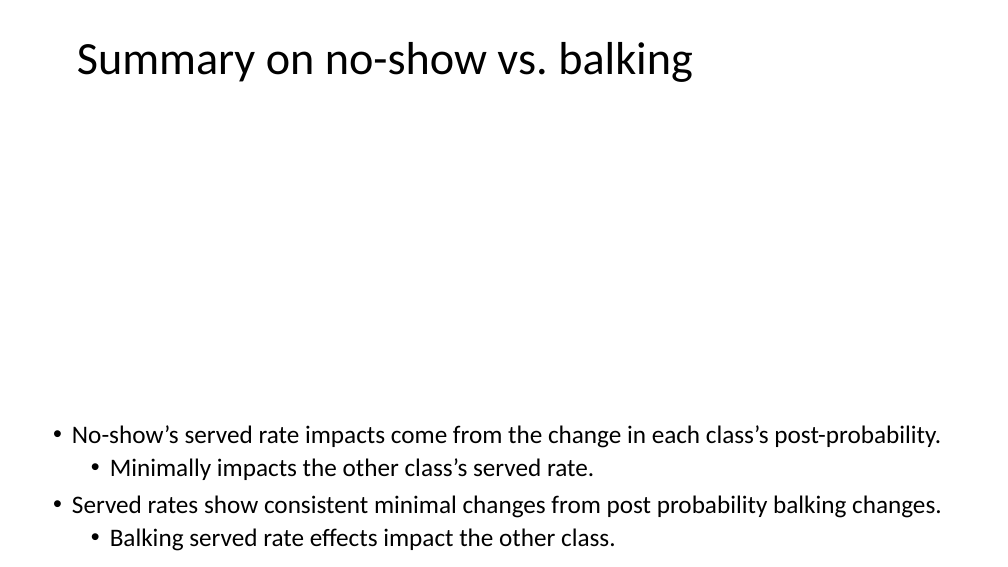
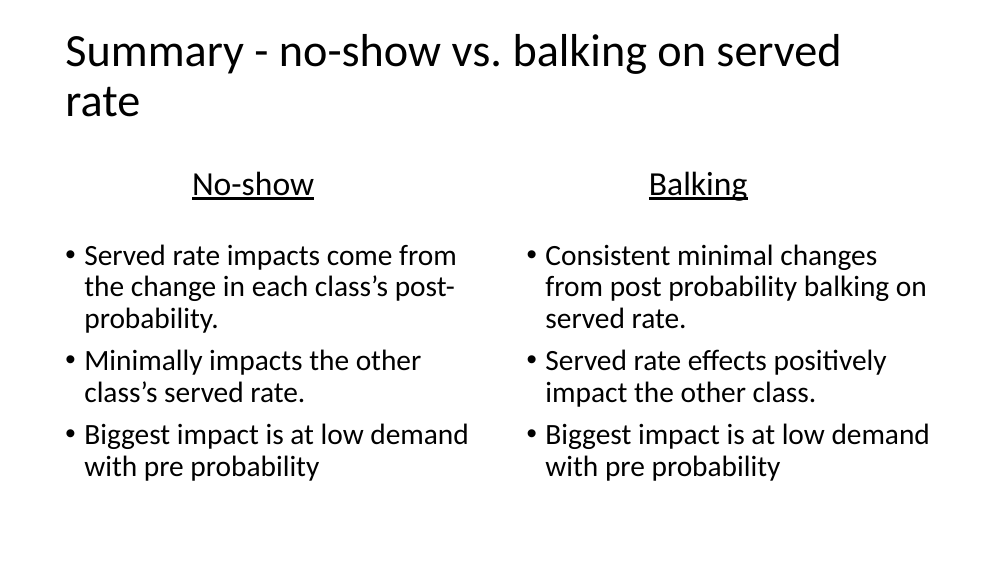
Before and after one commit to YcartXin/CUIMC-Appointment-Simulation, a slide deck: slide 12 of presentation/FCFS Presentation.pptx. Drawn at 1008x567 pixels with LibreOffice and Linux fonts; fonts in the diff are those of the drawing. Boxes give left, top, right and bottom in pixels: in the first picture for what was removed or moved away, otherwise in the second. Text is boxed around its words. In the diff, an @@ line names an element or a change of style, - is before the commit and + after.

Commit message:
presentation edits

```diff
--- a/presentation/FCFS Presentation.pptx
+++ b/presentation/FCFS Presentation.pptx
@@ title at <box>65,34,841,117</box>: text changed @@
-Summary on no-show vs. balking
+Summary - no-show vs. balking on served rate
@@ text added at <box>192,171,314,200</box>, 32 pt, text #000000, underline @@
+No-show
@@ text added at <box>649,171,747,201</box>, 32 pt, text #000000, underline @@
+Balking
@@ text "Served rate impacts come from ...": place and size @@
-text "Served rate impacts come from ..." at <box>72,425,942,551</box>
+text "Served rate impacts come from ..." at <box>84,244,468,481</box>
@@ text at <box>84,244,457,333</box>: text changed; size 24 to 28 pt @@
-• No-show’s served rate impacts come from the change in each class’s post-probability.
+• Served rate impacts come from the change in each class’s post-probability.
@@ text added at <box>545,244,930,481</box>, 28 pt, text #000000 @@
+• Consistent minimal changes from post probability balking on served rate.
+• Served rate effects positively impact the other class.
+• Biggest impact is at low demand with pre probability
@@ text at <box>84,349,422,403</box>: size 24 to 28 pt in "Minimally impacts the other class’s served rate."; list level 2 to 1 in "Minimally impacts the other class’s ..." @@
@@ text at <box>84,423,468,481</box>: text changed; size 24 to 28 pt @@
-• Served rates show consistent minimal changes from post probability balking changes.
-  • Balking served rate effects impact the other class.
+• Biggest impact is at low demand with pre probability
```
Also in this commit, not shown: 5 other slides changed, 5 slides added, 17 other files.
